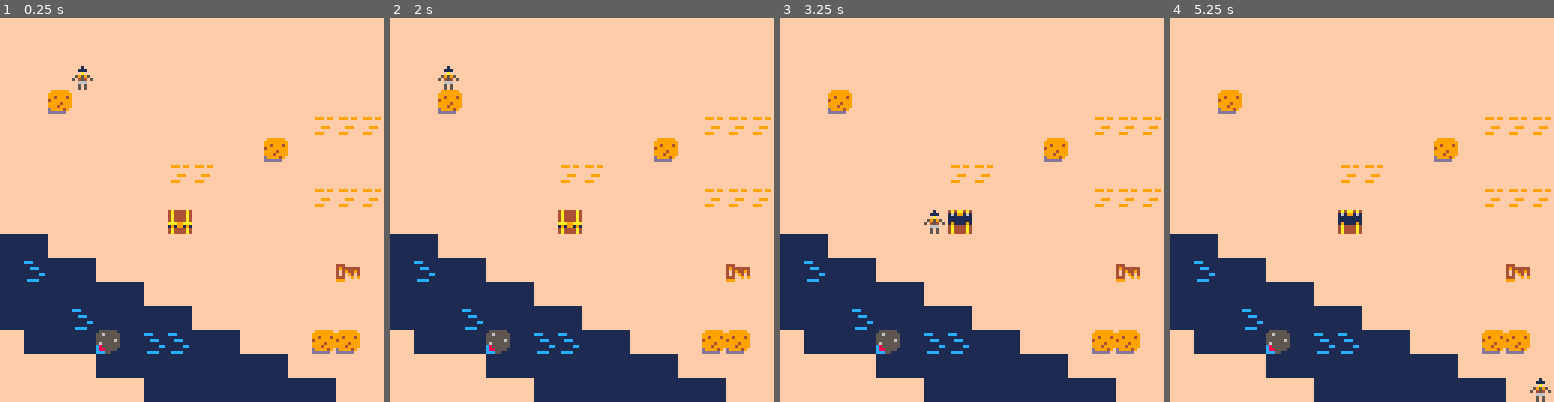
Above: before the commit, frames 1-4 (left to right).
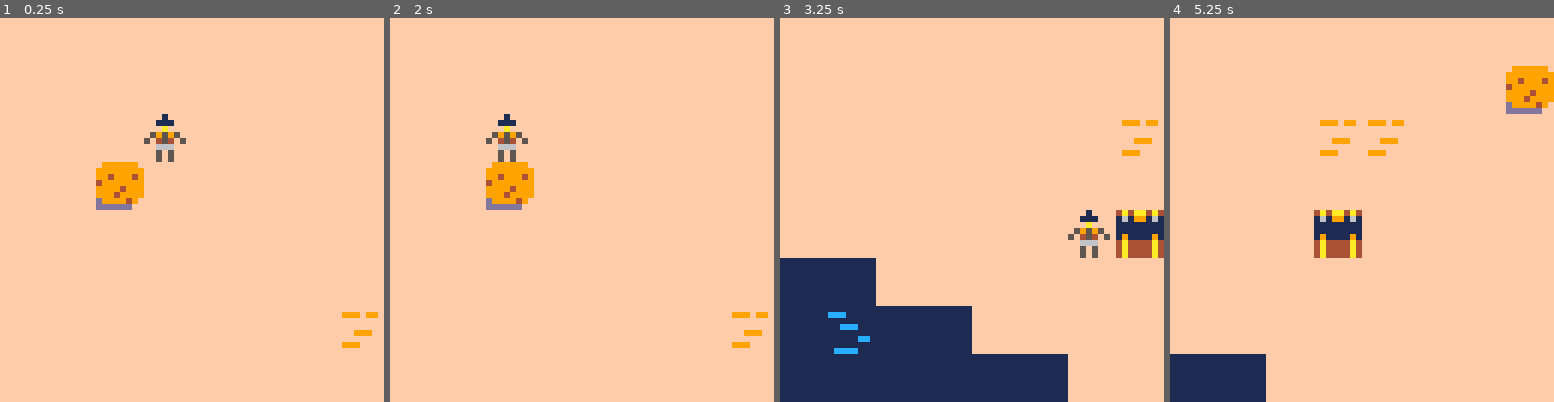
Above: after the commit, the same moments.

Repository: EmilieRobert33/LOWREZJAM
Game: PICO-8 cartridge testadventure.p8
Two runs of this game, one before a commit and one after it. Both use one fixed random seed, a clock stepped at 60 frames per second and the inputs below.
Inputs:
- Up to frame 1 (0.25 s): no input
- Up to frame 2 (2 s): tap X (X key) at 1.07 s; hold Left from 1.97 s (still down)
- Up to frame 3 (3.25 s): tap X (X key) every 0.33 s from 2.07 to 3.07 s; release Left at 2.37 s; hold Down 2.42-2.82 s; hold Right from 2.87 s (still down)
- Up to frame 4 (5.25 s): tap X (X key) every 0.33 s from 3.4 to 5.07 s; release Right at 3.53 s; hold Up 3.58-4.08 s; hold Right 4.13-4.53 s; hold Down 4.58-5.08 s; hold Left from 5.13 s (still down)

The runs differ from the first frame. In frame 1, 22% of the frame differs, in the area x 0-100%, y 12-100%; in frame 2, 22%; in frame 3, 13%; in frame 4, 26%.

Commit message:
creation de la salle de départ

Diff:
--- a/testadventure.p8
+++ b/testadventure.p8
@@ -5,6 +5,7 @@
 --by emilie
 
 function _init()
+	poke(0x5f2c,3) -- cette ligne permet de mettre pico-8 en mode 64x64
 	map_setup()
 	make_player()
 
@@ -48,9 +49,9 @@
 function draw_map()
 	-- pour suivre le player
 	-- sur la map
-	mapx=flr(p.x/16)*16
-	mapy=flr(p.y/16)*16
-	camera(mapx*8,mapy*8)
+	mapx=flr(p.x/8)*8
+	mapy=flr(p.y/8)*8
+	camera(mapx*4,mapy*4)
 
 	map(0,0,0,0,127,63)
 end
Not shown, changed: 19 lines of the sprite sheet (__gfx__) section of testadventure.p8
